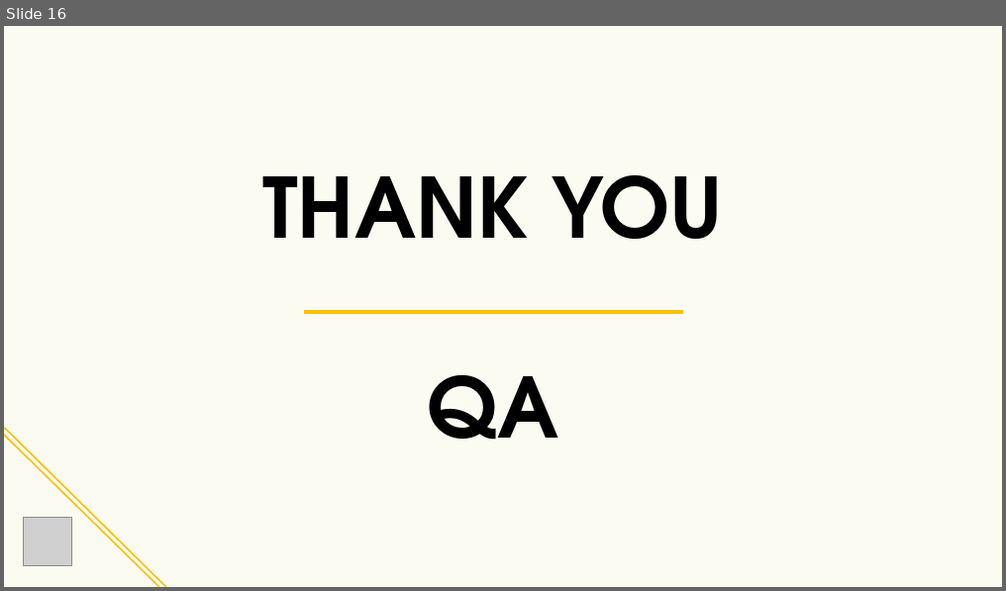
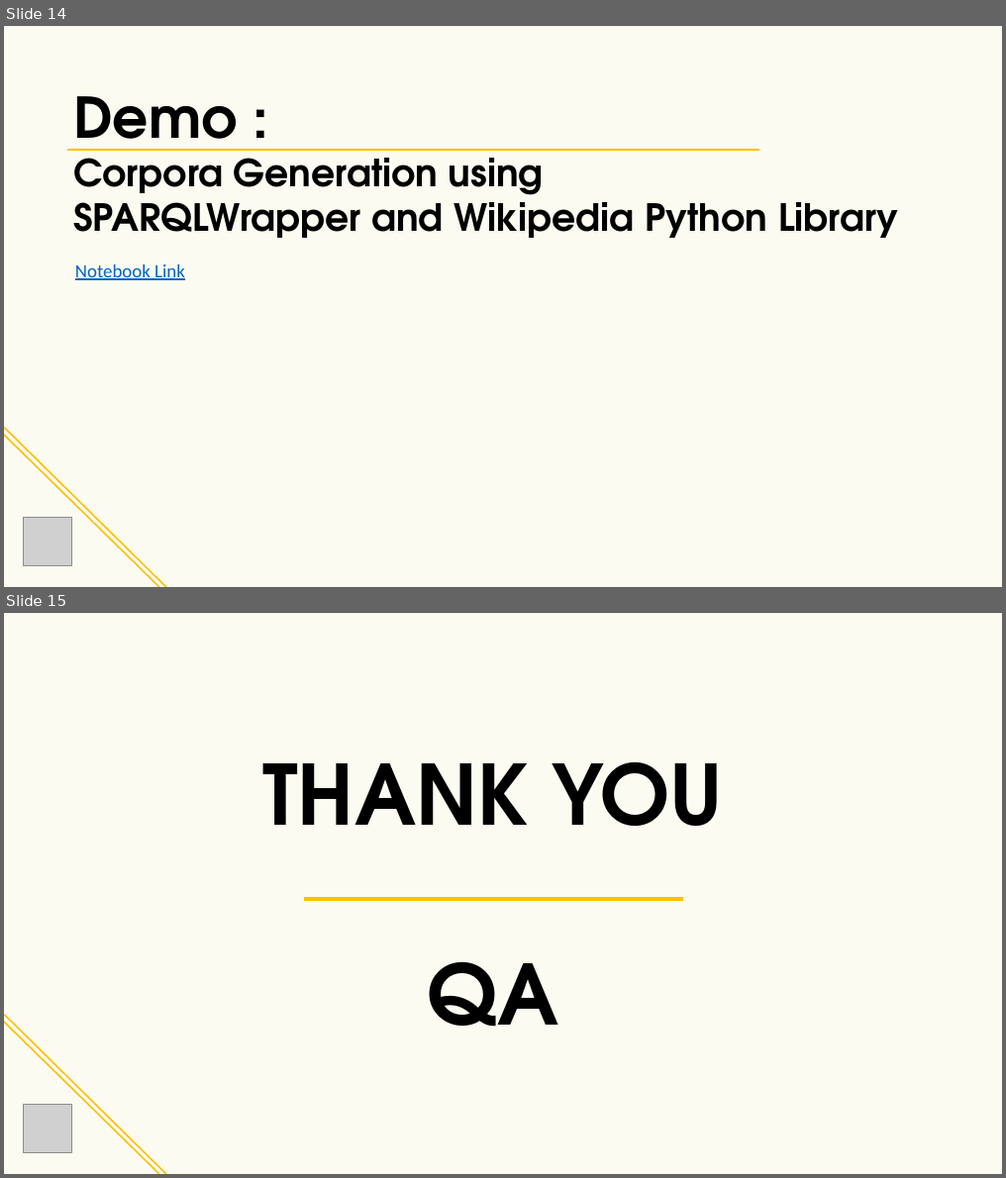
Before and after one commit to royn5618/Talks_Resources, a slide deck: EuroPython2021/Leveraging Linked Data using Python and SPARQL.pptx. Shown one above the other, each under a label of ours: slide 16 before the commit, slides 14 and 15 after it. The pictures are 1006x591 and 1006x1178 pixels, drawn with LibreOffice and Linux fonts; fonts in the diff are those of the drawing; grey boxes stand for pictures. Boxes give left, top, right and bottom in pixels: in the first picture for what was removed or moved away, otherwise in the second. Text is boxed around its words. In the diff, an @@ line names an element or a change of style, - is before the commit and + after.

```diff
--- a/EuroPython2021/Leveraging Linked Data using Python and SPARQL.pptx
+++ b/EuroPython2021/Leveraging Linked Data using Python and SPARQL.pptx
@@ slide 14 added at (x1=4, y1=26, x2=1002, y2=587), background #FCFBF2 @@
@@ text added at (x1=73, y1=96, x2=898, y2=238), 36 pt, text #000000, bold @@
+Demo :
+Corpora Generation using
+SPARQLWrapper and Wikipedia Python Library
@@ line added from (67, 150) to (759, 150), #FFC000 1.5 pt @@
@@ text added at (x1=75, y1=265, x2=185, y2=280), 18 pt, text #0563C1, underline @@
+Notebook Link
@@ line added from (4, 434) to (159, 587), #FFC000 1.5 pt @@
@@ line added from (4, 428) to (166, 587), #FFC000 1.5 pt @@
@@ picture added at (x1=24, y1=518, x2=71, y2=567) @@
@@ what was slide 16 is now slide 15 @@
```
Also in this commit, not shown: 2 slides changed, 1 slide removed.
